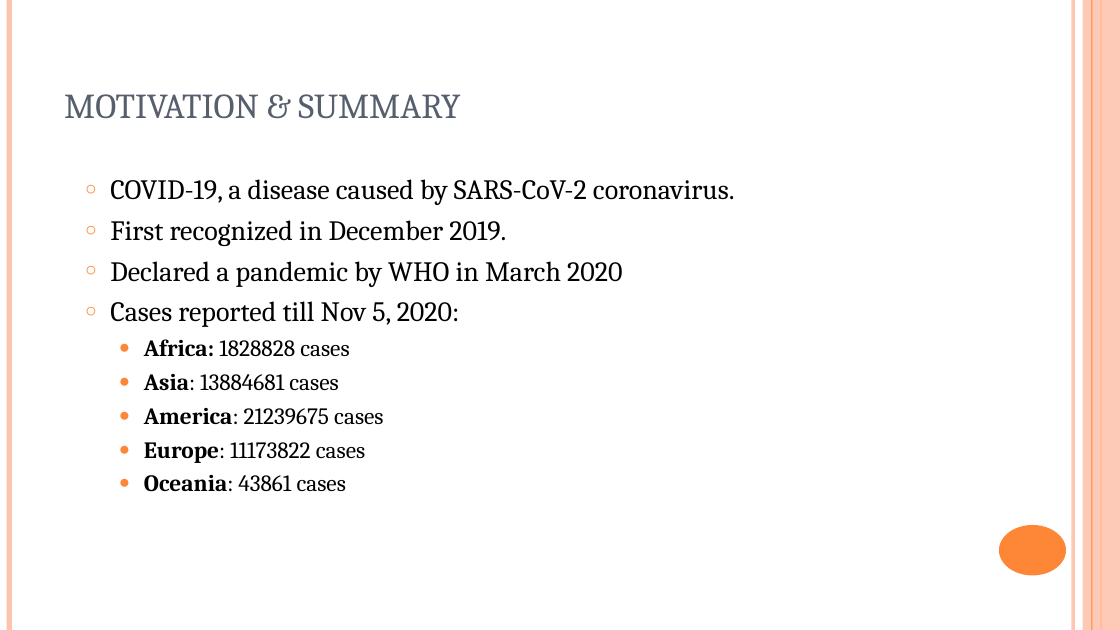
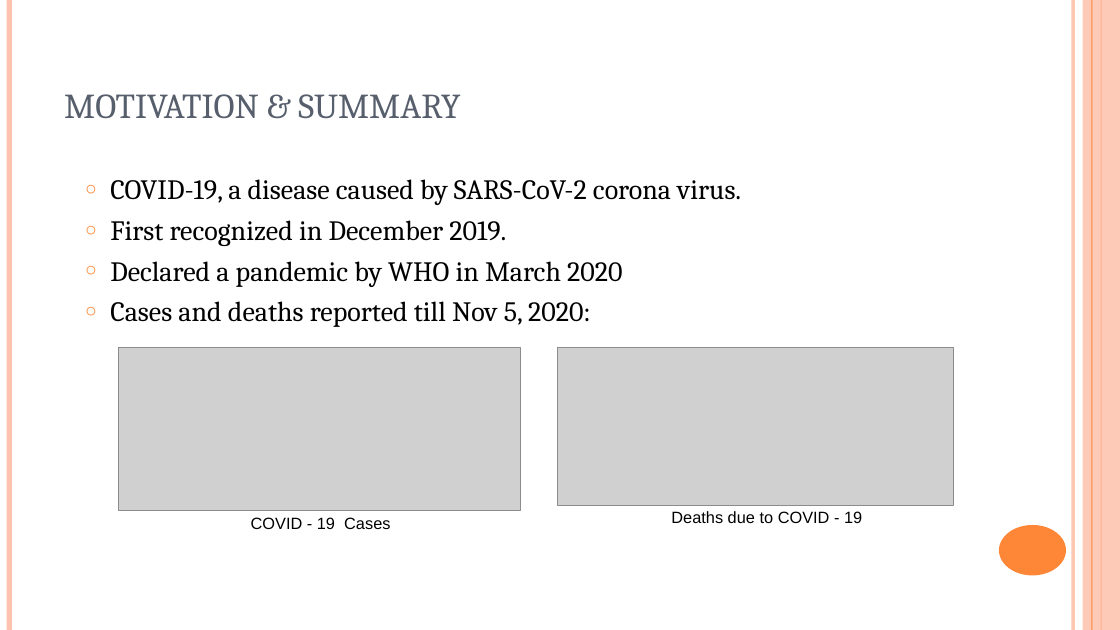
Before and after one commit to BunmiOlakanmi/Project, a slide deck: slide 2 of COVID-19 - analysis.ppt. Drawn at 1120x630 pixels with LibreOffice and Linux fonts; fonts in the diff are those of the drawing; grey boxes stand for pictures. Boxes give left, top, right and bottom in pixels: in the first picture for what was removed or moved away, otherwise in the second. Text is boxed around its words. In the diff, an @@ line names an element or a change of style, - is before the commit and + after.

```diff
--- a/COVID-19 - analysis.ppt
+++ b/COVID-19 - analysis.ppt
@@ text at [110,179,741,205]: spaces changed @@
-○ COVID-19, a disease caused by SARS-CoV-2 coronavirus.
+○ COVID-19, a disease caused by SARS-CoV-2 corona virus.
@@ text at [110,301,591,327]: text changed; size 20 to 24 pt @@
-○ Cases reported till Nov 5, 2020:
-  ● Africa: 1828828 cases
-  ● Asia: 13884681 cases
-  ● America: 21239675 cases
-  ● Europe: 11173822 cases
-  ● Oceania: 43861 cases
+○ Cases and deaths reported till Nov 5, 2020:
@@ picture added at [118,348,521,510] @@
@@ picture added at [557,347,952,505] @@
@@ text added at [251,517,390,529], 14 pt, text #000000 @@
+COVID - 19 Cases
@@ text added at [671,511,862,523], 14 pt, text #000000 @@
+Deaths due to COVID - 19
```
Also in this commit, not shown: 7 other slides changed, 9 slides added, 5 slides removed, 1 other file.
